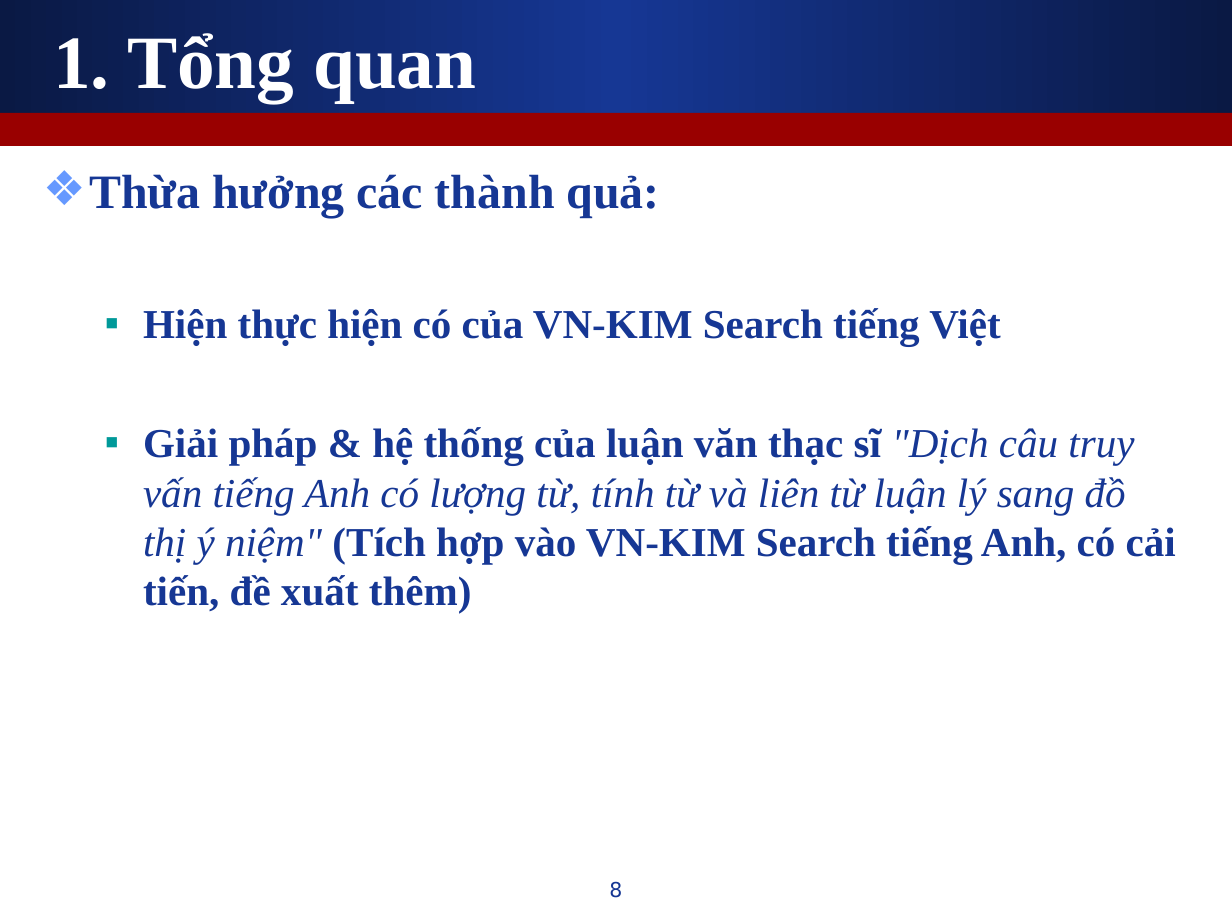
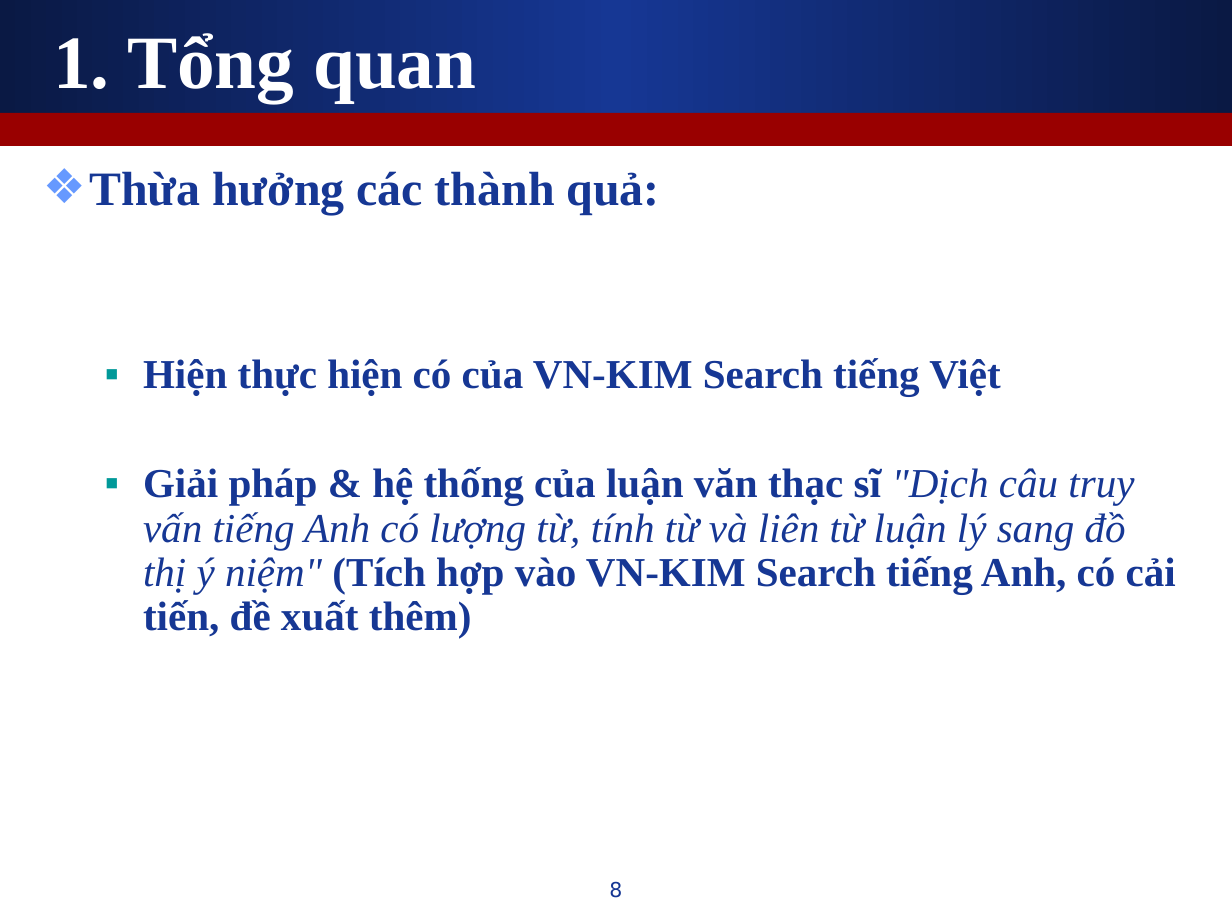
Before and after one commit to leaderwing/kt-kimres, a slide deck: slide 8 of note/Copy of [Thesis] Presentation.ppt. Drawn at 1232x924 pixels with LibreOffice and Linux fonts; fonts in the diff are those of the drawing. Boxes give left, top, right and bottom in pixels: in the first picture for what was removed or moved away, otherwise in the second. Text is boxed around its words. In the diff, an @@ line names an element or a change of style, - is before the commit and + after.

```diff
--- a/note/Copy of [Thesis] Presentation.ppt
+++ b/note/Copy of [Thesis] Presentation.ppt
@@ text "Thừa hưởng các thành quả:" at <box>89,171,1176,638</box>: line spacing 1 to 0.9 @@
```
Also in this commit, not shown: 15 other slides changed, 2 slides removed.
